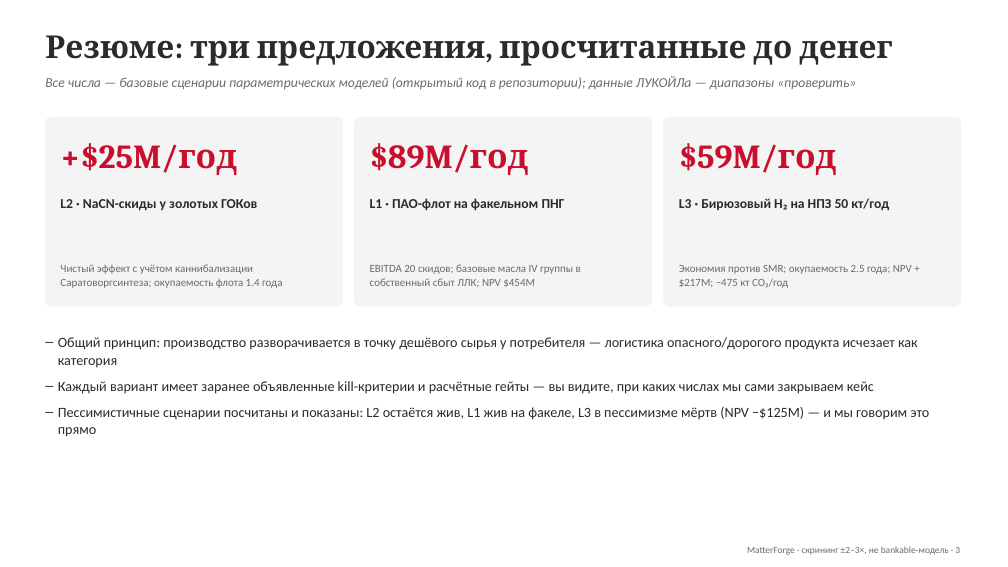
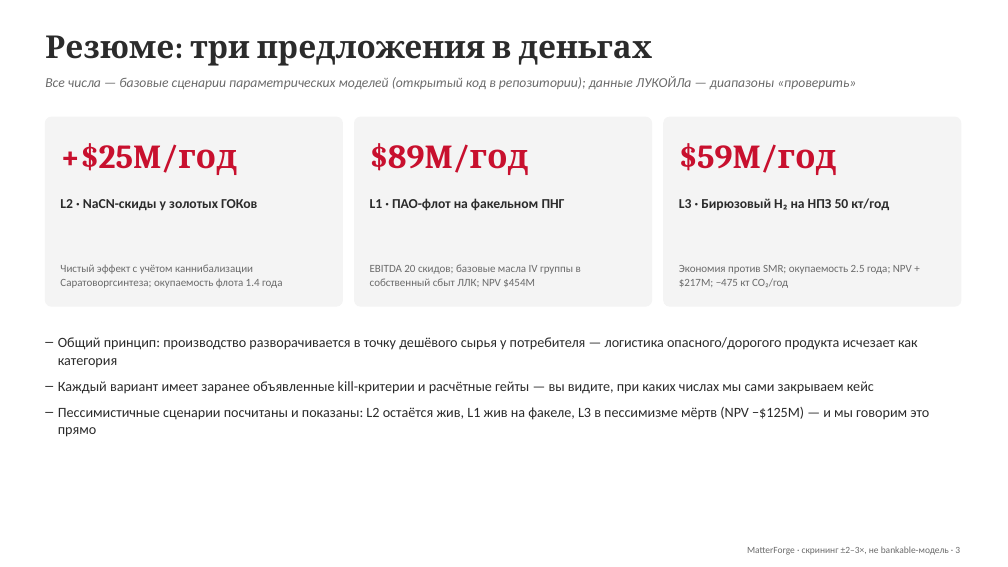
Before and after one commit to skharkov1246/ocm-research-diary, a slide deck: slide 3 of decks/MatterForge_Lukoil.pptx. Drawn at 1008x567 pixels with LibreOffice and Linux fonts; fonts in the diff are those of the drawing. Boxes give left, top, right and bottom in pixels: in the first picture for what was removed or moved away, otherwise in the second. Text is boxed around its words. In the diff, an @@ line names an element or a change of style, - is before the commit and + after.

```diff
--- a/decks/MatterForge_Lukoil.pptx
+++ b/decks/MatterForge_Lukoil.pptx
@@ text at <box>45,35,653,66</box>: text changed @@
-Резюме: три предложения, просчитанные до денег
+Резюме: три предложения в деньгах
```
Also in this commit, not shown: 4 other slides changed, 3 other files.
